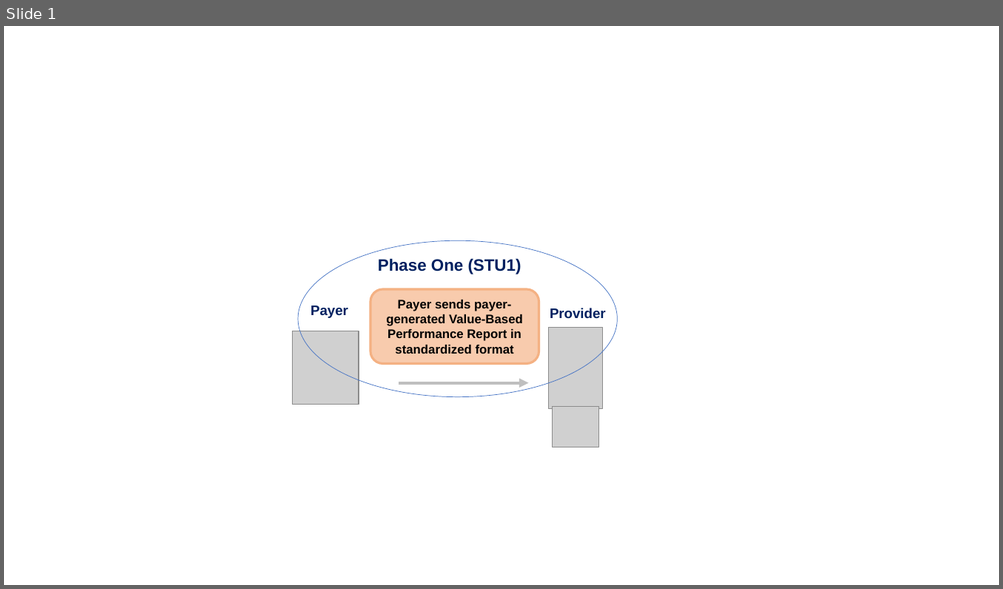
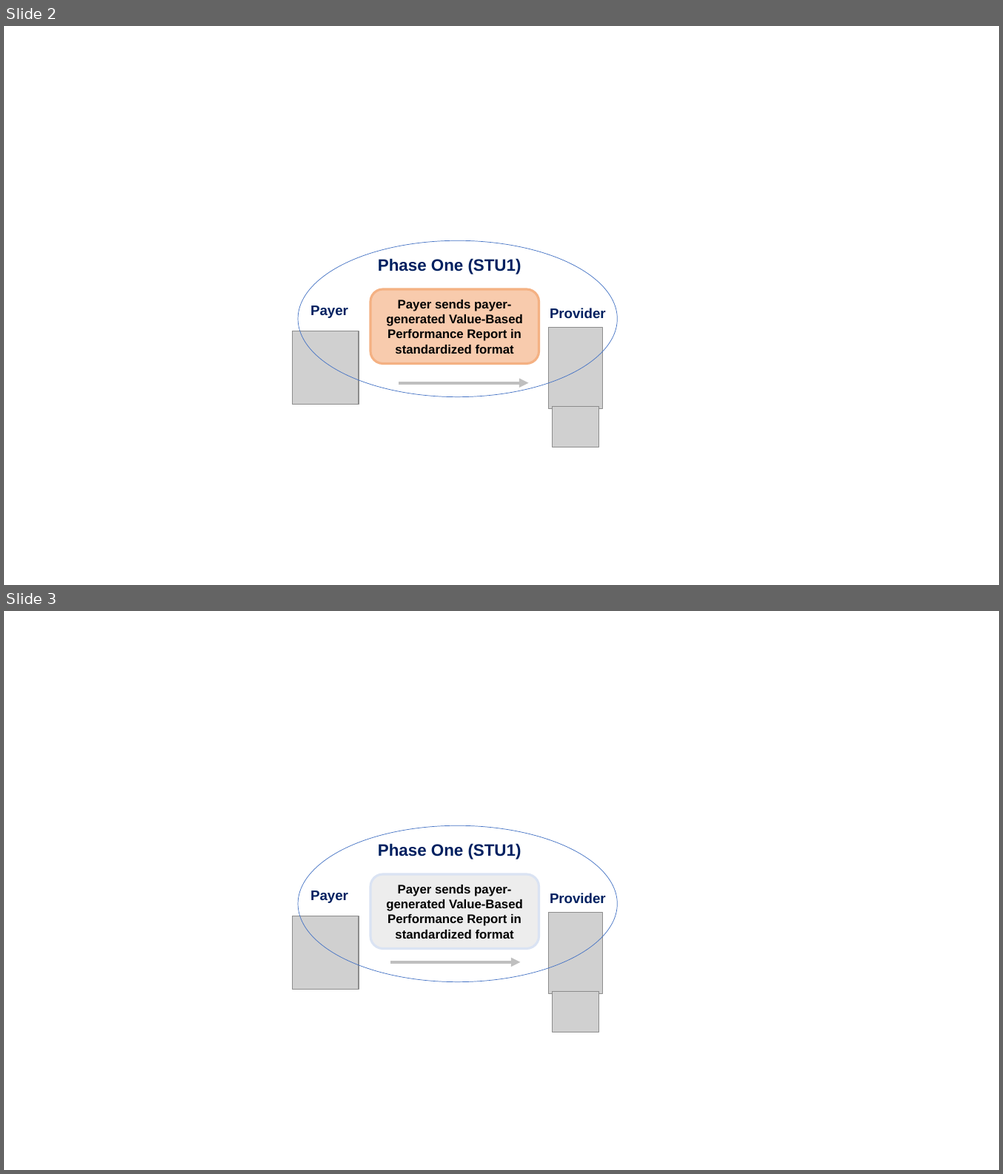
Before and after one commit to HL7/davinci-vbpr, a slide deck: input/images/Source/vbpr_images.pptx. Shown one above the other, each under a label of ours: slide 1 before the commit, slides 2 and 3 after it. The pictures are 1003x589 and 1003x1174 pixels, drawn with LibreOffice and Linux fonts; fonts in the diff are those of the drawing; grey boxes stand for pictures. Boxes give left, top, right and bottom in pixels: in the first picture for what was removed or moved away, otherwise in the second. Text is boxed around its words. In the diff, an @@ line names an element or a change of style, - is before the commit and + after.

```diff
--- a/input/images/Source/vbpr_images.pptx
+++ b/input/images/Source/vbpr_images.pptx
@@ slide 3 added at (4,611,999,1170), background #FFFFFF @@
@@ ellipse added at (298,826,617,982), outline #4472C4 0.5 pt @@
@@ text added at (378,843,521,860), 16 pt, text #002060, bold @@
+Phase One (STU1)
@@ rounded rectangle added at (370,874,539,949), fill #EDEDED, outline #DAE3F3 2.25 pt, 12 pt, text #000000, bold @@
+Payer sends payer-generated Value-Based Performance Report in standardized format
@@ text added at (310,891,348,903), 13.3 pt, text #002060, bold @@
+Payer
@@ text added at (549,893,606,904), 13.3 pt, text #002060, bold @@
+Provider
@@ picture added at (292,916,358,989) @@
@@ picture added at (549,912,603,994) @@
@@ arrow added from (390, 963) to (521, 963), #BFBFBF 3 pt @@
@@ picture added at (552,992,599,1034) @@
@@ what was slide 1 is now slide 2 @@
```
Also in this commit, not shown: 3 other files.
